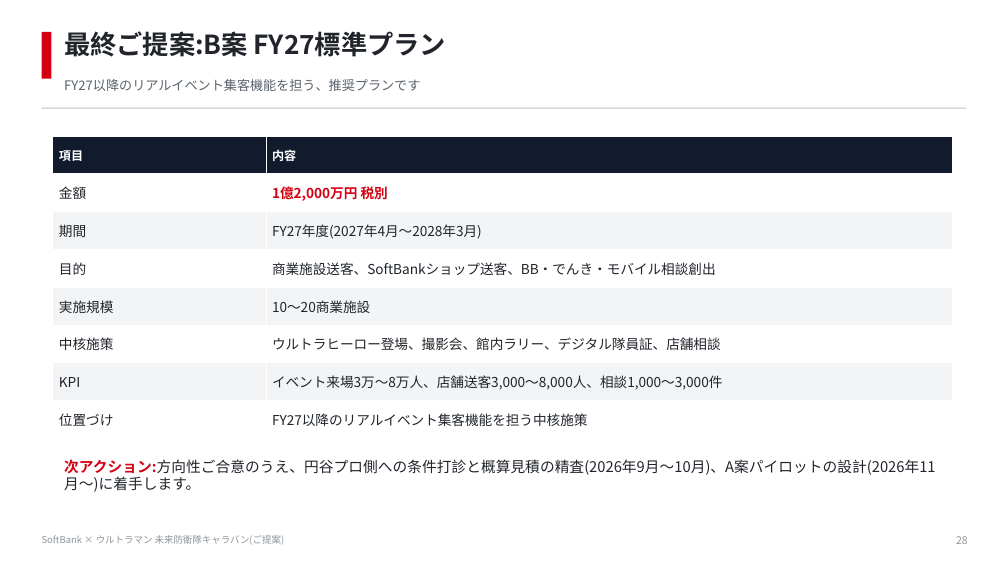
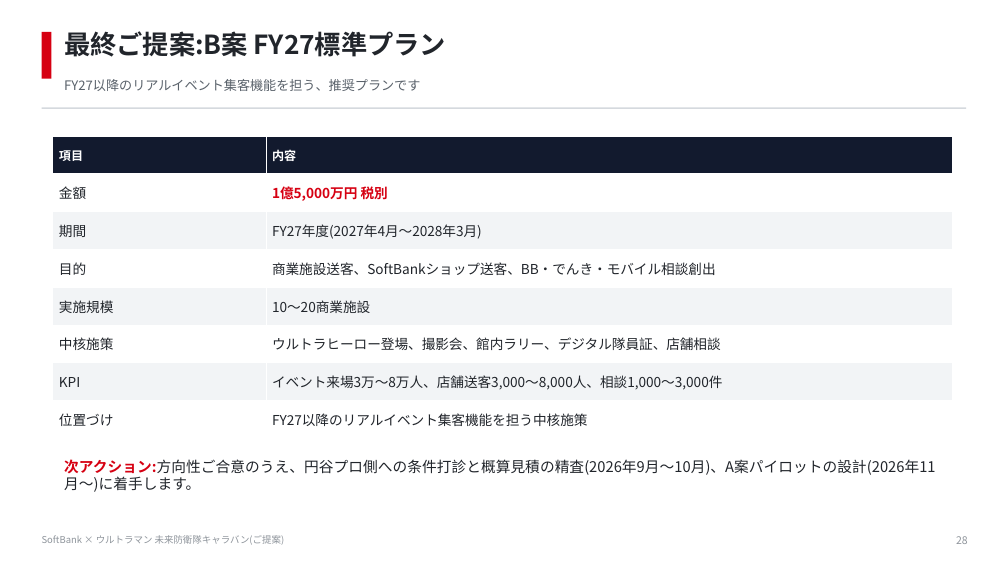
Before and after one commit to hayatoshintani-spe/kessho-lens, a slide deck: slide 28 of docs/proposals/softbank-ultraman-caravan/SoftBank_Ultraman_未来防衛隊キャラバン_提案資料.pptx. Drawn at 1008x567 pixels with LibreOffice and Linux fonts; fonts in the diff are those of the drawing. Boxes give left, top, right and bottom in pixels: in the first picture for what was removed or moved away, otherwise in the second. Text is boxed around its words. In the diff, an @@ line names an element or a change of style, - is before the commit and + after.

```diff
--- a/docs/proposals/softbank-ultraman-caravan/SoftBank_Ultraman_未来防衛隊キャラバン_提案資料.pptx
+++ b/docs/proposals/softbank-ultraman-caravan/SoftBank_Ultraman_未来防衛隊キャラバン_提案資料.pptx
@@ table at (x1=53, y1=136, x2=953, y2=439) @@
-row 2, column 2: 1億2,000万円 税別
+row 2, column 2: 1億5,000万円 税別
```
Also in this commit, not shown: 4 other slides changed, 2 other files.
